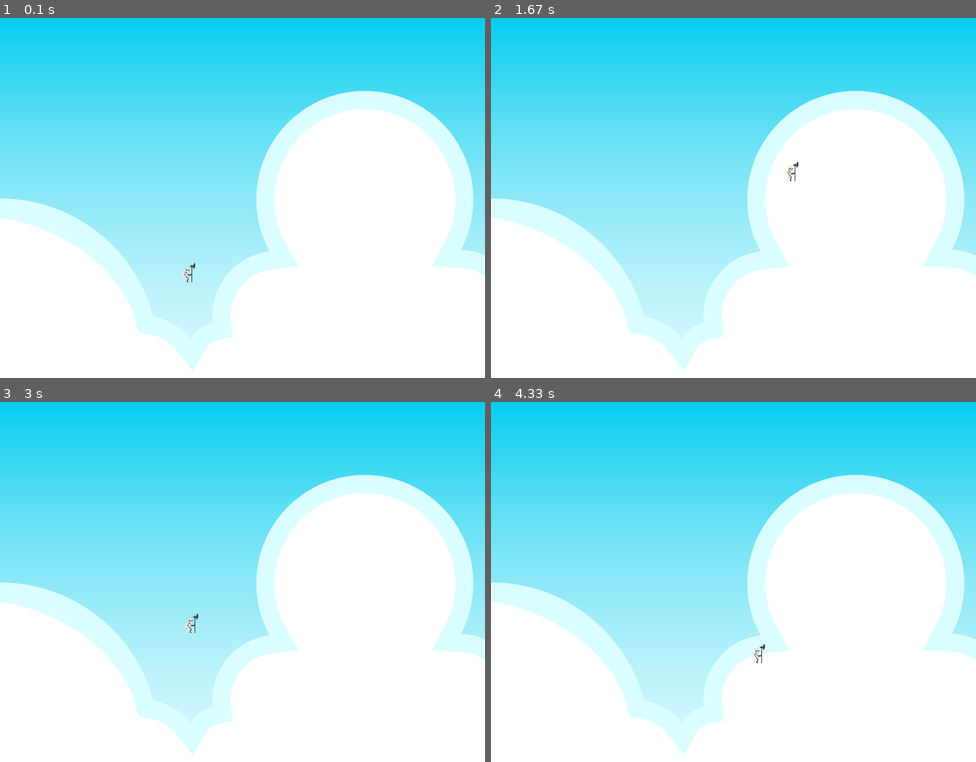
Above: before the commit, frames 1-4 (two rows, left to right).
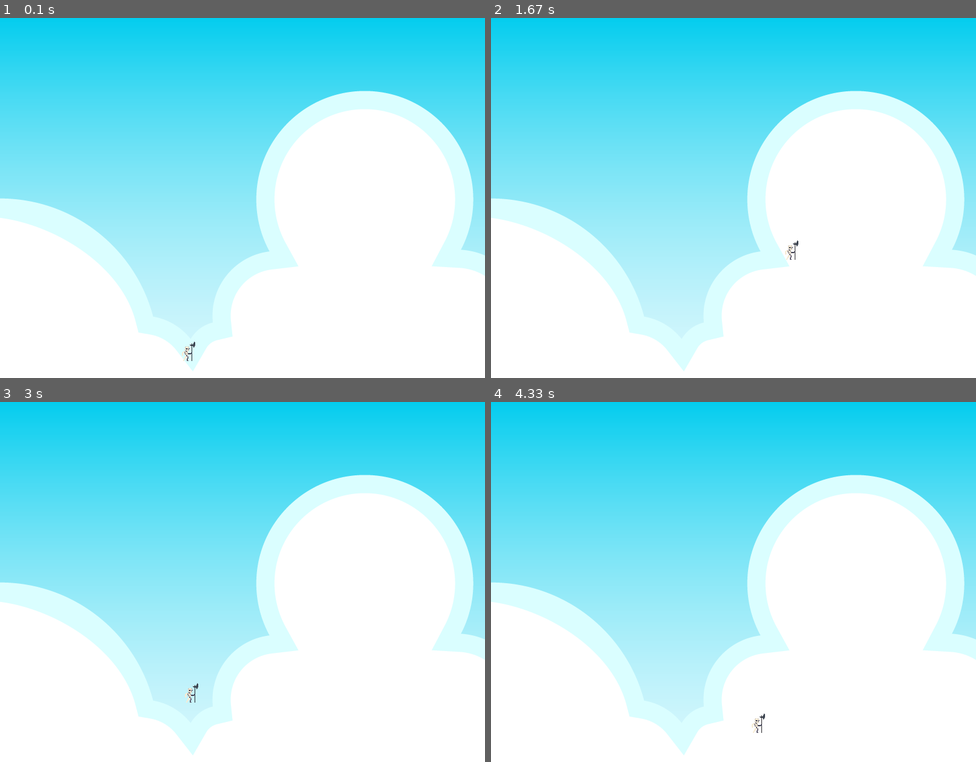
Above: after the commit, the same moments.

Repository: xburrito/first_pygame
Game: pygame game, started from first_pygame.py
The game is run twice, just before and just after one commit, with the same random seed, the same clock (stepped at 60 frames per second) and the same inputs.
Inputs:
- Up to frame 1 (0.1 s): no input
- Up to frame 2 (1.67 s): hold Right 0.33-0.8 s; hold Up 0.83-1.13 s; tap Space at 0.9, 1.23, 1.53 s; hold Right 1.17-1.63 s
- Up to frame 3 (3 s): hold Left 1.67-2.2 s; tap Space at 1.73, 2.03, 2.3, 2.63, 2.93 s; hold Down 2.23-2.53 s; hold Left 2.57-2.97 s
- Up to frame 4 (4.33 s): hold Right 3.4-4.03 s; tap Space at 3.47, 3.77, 4.13 s; hold Down from 4.07 s (still down)

The runs differ from the first frame. In frame 1, less than 0.1% of the frame differs, in the area x 37-41%, y 68-96%; in frame 2, less than 0.1%; in frame 3, less than 0.1%; in frame 4, less than 0.1%.

Commit message:
Update first_pygame.py

Diff:
--- a/first_pygame.py
+++ b/first_pygame.py
@@ -83,7 +83,7 @@
 
 
 # Main While Loop
-ourPlayer = player(300, 410, 64, 64)
+ourPlayer = player(300, 540, 128, 128)
 run = True
 while run:
     # Sets the FPS
